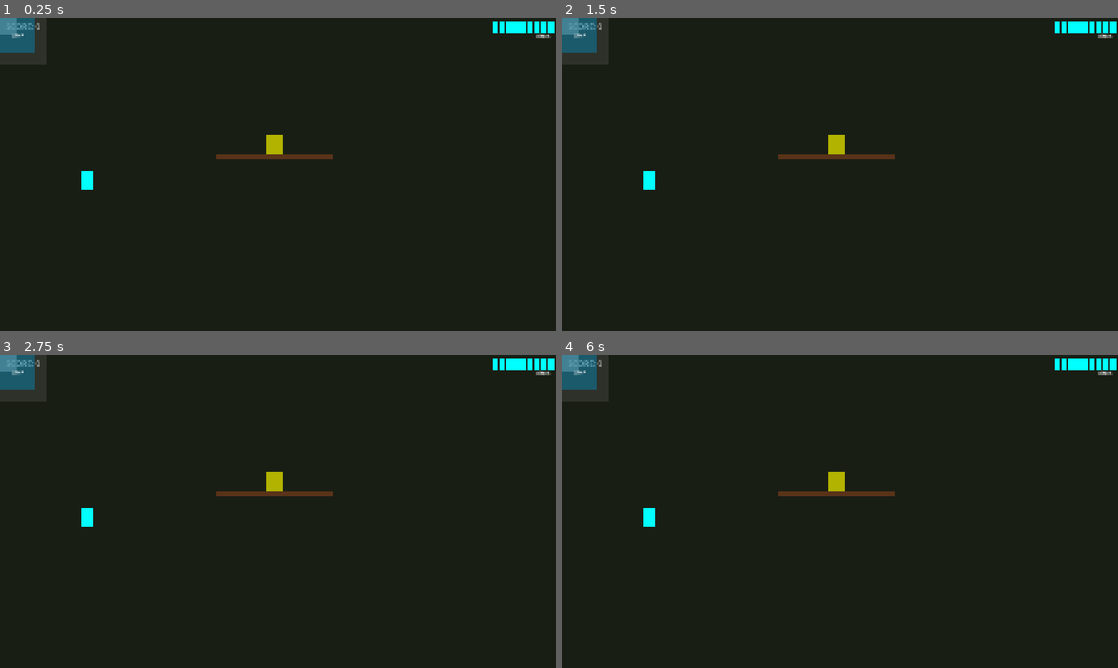
Above: before the commit, frames 1-4 (two rows, left to right).
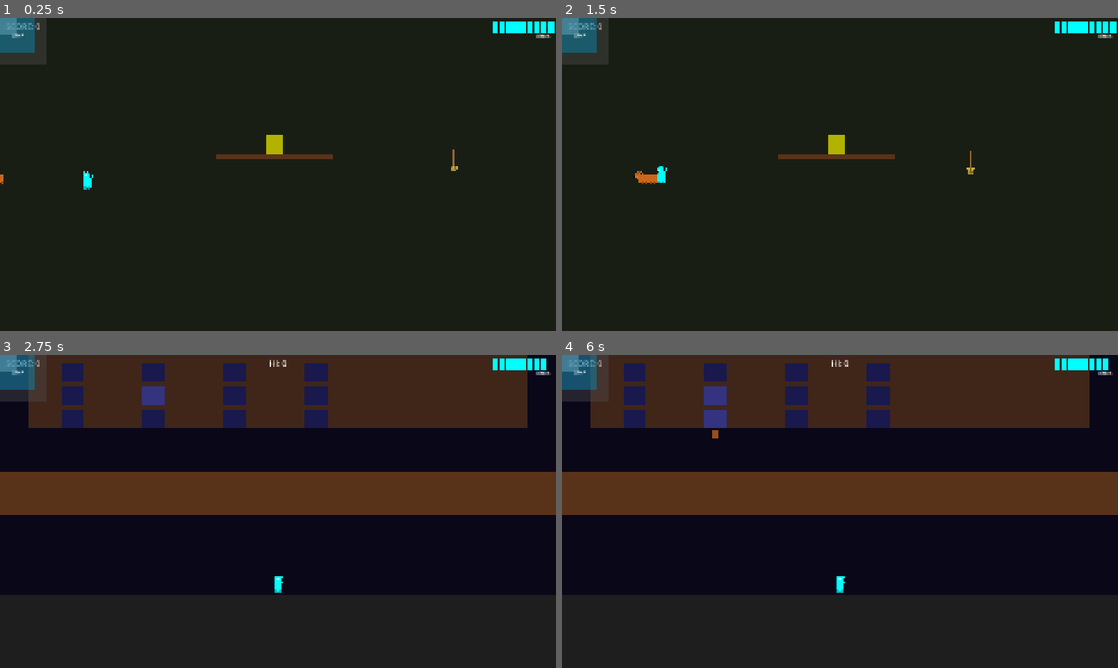
Above: after the commit, the same moments.

Repository: ravvikiran/AlleyCatGame
Game: Godot game, scene res://scenes/minigames/birdcage_room.tscn
The game is run twice, just before and just after one commit, with the same random seed, the same clock (stepped at 60 frames per second) and the same inputs. This scene is started directly instead of the project's main scene.
Inputs (mouse positions are in pixels of both pictures, inside the frame that each line leads up to):
- Up to frame 1 (0.25 s): no input
- Up to frame 2 (1.5 s): move the mouse to (812, 237) at 0.52 s; click (812, 237) at 0.67 s; drag from (1006, 221) to (812, 237) at 1.27 s
- Up to frame 3 (2.75 s): move the mouse to (111, 464) at 2.02 s; click (111, 464) at 2.17 s
- Up to frame 4 (6 s): tap Enter at 2.75, 4.25, 5.75 s; drag from (867, 511) to (673, 464) at 2.77 s; tap Space at 3.5, 5 s; move the mouse to (756, 433) at 3.52 s; click (756, 433) at 3.67 s; drag from (962, 495) to (756, 433) at 4.27 s; move the mouse to (728, 527) at 5.02 s; click (728, 527) at 5.17 s; drag from (895, 442) to (728, 527) at 5.77 s

The runs differ from the first frame. In frame 1, 0.1% of the frame differs, in the area x 0-83%, y 42-55%; in frame 2, 0.3%; in frame 3, 34%; in frame 4, 34%, in the area x 0-100%, y 0-76%.
Error before the commit: Parse Error: Cannot return value of type "ColorRect" because the function return type is "Node2D". (res://scripts/autoloads/visual_factory.gd:58)

Commit message:
docs(setup): Add HOW_TO_RUN guide and update Android export configuration
- Add comprehensive HOW_TO_RUN.md with step-by-step instructions for desktop, Android phone, and APK export
- Include troubleshooting table for common export errors and setup issues
- Update export_presets.cfg to use Gradle build system (gradle_build/use_gradle_build=true)
- Update target SDK from 33 to 34 for modern Android compatibility
- Disable armeabi-v7a architecture, keeping only arm64-v8a for better device support
- Remove placeholder adaptive launcher icons from export presets
- Refactor VisualFactory to preload procedural visual scripts safely with _safe_load helper
- Improve create_entity_visual to validate scene instantiation and route to correct procedural scripts
- Update Freddy visual creation to use generic _create_procedural_node pattern
- Add null checks and type validation for procedural visual fallbacks
- Clarify that Godot is the primary development tool, not Android Studio

Diff:
--- a/scripts/autoloads/visual_factory.gd
+++ b/scripts/autoloads/visual_factory.gd
@@ -1,12 +1,40 @@
 extends Node
 ## VisualFactory - Creates visual nodes for game entities.
 ## Uses AssetLoader to load real sprites when available.
-## Falls back to procedural colored shapes (the current blocks) when no assets exist.
+## Falls back to procedural colored shapes when no assets exist.
+
+# Preloaded procedural visual scripts
+var _script_cat: GDScript
+var _script_dog: GDScript
+var _script_spider: GDScript
+var _script_mouse: GDScript
+var _script_bird: GDScript
+var _script_broom: GDScript
+
+
+func _ready() -> void:
+	# Preload all procedural visual scripts safely
+	_script_cat = _safe_load("res://scripts/visuals/procedural_cat.gd")
+	_script_dog = _safe_load("res://scripts/visuals/procedural_dog.gd")
+	_script_spider = _safe_load("res://scripts/visuals/procedural_spider.gd")
+	_script_mouse = _safe_load("res://scripts/visuals/procedural_mouse.gd")
+	_script_bird = _safe_load("res://scripts/visuals/procedural_bird.gd")
+	_script_broom = _safe_load("res://scripts/visuals/procedural_broom.gd")
+
+
+func _safe_load(path: String) -> GDScript:
+	if ResourceLoader.exists(path):
+		return load(path) as GDScript
+	push_warning("VisualFactory: Script not found: %s" % path)
+	return null
+
 
 # --- Character Visuals ---
 
 func create_freddy_visual() -> Node2D:
 	## Create Freddy's visual. Uses real sprite if available, otherwise procedural cat shape.
+
+	# Try SpriteFrames resource
 	var sprite_frames := AssetLoader.load_character_spriteframes("freddy")
 	if sprite_frames:
 		var sprite := AnimatedSprite2D.new()
@@ -22,11 +50,13 @@
 		return sprite
 
 	# Procedural placeholder: cat-shaped
-	return _create_procedural_cat(Color(0, 1, 1, 1), Vector2(40, 60))
+	return _create_procedural_node(_script_cat, Color(0, 1, 1, 1), Vector2(40, 60))
 
 
 func create_entity_visual(entity_id: String, fallback_color: Color, fallback_size: Vector2) -> Node2D:
-	## Generic entity visual loader. Works for dog, spider, mouse, eel, bird, etc.
+	## Generic entity visual loader.
+
+	# Try real texture
 	var texture := AssetLoader.load_entity_texture(entity_id)
 	if texture:
 		var sprite := Sprite2D.new()
@@ -36,30 +66,46 @@
 	# Try scene
 	var scene := AssetLoader.load_scene("sprites/entities/%s.tscn" % entity_id.to_lower())
 	if scene:
-		return scene.instantiate()
+		var instance = scene.instantiate()
+		if instance is Node2D:
+			return instance
+		instance.queue_free()
 
-	# Procedural fallback
-	return _create_procedural_entity(entity_id, fallback_color, fallback_size)
+	# Procedural fallback based on entity type
+	var script: GDScript = null
+	match entity_id.to_lower():
+		"dog", "running_dog":
+			script = _script_dog
+		"spider":
+			script = _script_spider
+		"mouse":
+			script = _script_mouse
+		"bird":
+			script = _script_bird
+		"broom", "magic_broom":
+			script = _script_broom
+
+	if script:
+		return _create_procedural_node(script, fallback_color, fallback_size)
+
+	# Ultimate fallback: colored rectangle
+	return _create_colored_rect(fallback_color, fallback_size)
 
 
 func create_environment_visual(env_name: String, fallback_color: Color, fallback_size: Vector2) -> Node2D:
-	## Environment piece (window, fence, building, etc.)
+	## Environment piece visual.
 	var texture := AssetLoader.load_environment_texture(env_name)
 	if texture:
 		var sprite := Sprite2D.new()
 		sprite.texture = texture
 		return sprite
 
-	# Procedural fallback
-	var rect := ColorRect.new()
-	rect.color = fallback_color
-	rect.size = fallback_size
-	rect.position = -fallback_size / 2.0
-	return rect
+	# Fallback: colored rect
+	return _create_colored_rect(fallback_color, fallback_size)
 
 
 func create_ui_visual(element_name: String, fallback_color: Color, fallback_size: Vector2) -> Control:
-	## UI element (button, joystick base, etc.)
+	## UI element visual.
 	var texture := AssetLoader.load_ui_texture(element_name)
 	if texture:
 		var tex_rect := TextureRect.new()
@@ -67,7 +113,6 @@
 		tex_rect.custom_minimum_size = fallback_size
 		return tex_rect
 
-	# Procedural fallback
 	var rect := ColorRect.new()
 	rect.color = fallback_color
 	rect.custom_minimum_size = fallback_size
@@ -75,40 +120,24 @@
 	return rect
 
 
-# --- Procedural Placeholder Generators ---
+# --- Internal Helpers ---
 
-func _create_procedural_cat(color: Color, size: Vector2) -> Node2D:
-	## Creates a recognizable cat shape using drawing.
-	var container := Node2D.new()
-	container.set_script(load("res://scripts/visuals/procedural_cat.gd"))
-	container.set_meta("color", color)
-	container.set_meta("size", size)
-	return container
+func _create_procedural_node(script: GDScript, color: Color, size: Vector2) -> Node2D:
+	## Create a Node2D with a procedural drawing script attached.
+	var node := Node2D.new()
+	if script:
+		node.set_script(script)
+	node.set_meta("color", color)
+	node.set_meta("size", size)
+	return node
 
 
-func _create_procedural_entity(entity_id: String, color: Color, size: Vector2) -> Node2D:
-	## Creates a shaped placeholder based on entity type.
+func _create_colored_rect(color: Color, size: Vector2) -> Node2D:
+	## Simple colored rectangle as ultimate fallback.
 	var container := Node2D.new()
-
-	match entity_id.to_lower():
-		"dog", "running_dog":
-			container.set_script(load("res://scripts/visuals/procedural_dog.gd"))
-		"spider":
-			container.set_script(load("res://scripts/visuals/procedural_spider.gd"))
-		"mouse":
-			container.set_script(load("res://scripts/visuals/procedural_mouse.gd"))
-		"bird":
-			container.set_script(load("res://scripts/visuals/procedural_bird.gd"))
-		"broom", "magic_broom":
-			container.set_script(load("res://scripts/visuals/procedural_broom.gd"))
-		_:
-			# Generic colored rectangle with border
-			var rect := ColorRect.new()
-			rect.color = color
-			rect.size = size
-			rect.position = -size / 2.0
-			container.add_child(rect)
-
-	container.set_meta("color", color)
-	container.set_meta("size", size)
+	var rect := ColorRect.new()
+	rect.color = color
+	rect.size = size
+	rect.position = -size / 2.0
+	container.add_child(rect)
 	return container
--- a/scripts/player/freddy.gd
+++ b/scripts/player/freddy.gd
@@ -60,6 +60,8 @@
 
 func _upgrade_visual() -> void:
 	## Replace the placeholder ColorRect with a proper visual from VisualFactory.
+	if not is_instance_valid(VisualFactory):
+		return
 	var new_visual: Node2D = VisualFactory.create_freddy_visual()
 	if new_visual:
 		# Remove old ColorRect placeholder
Not shown, changed: export_presets.cfg
Not shown, added: docs/HOW_TO_RUN.md
